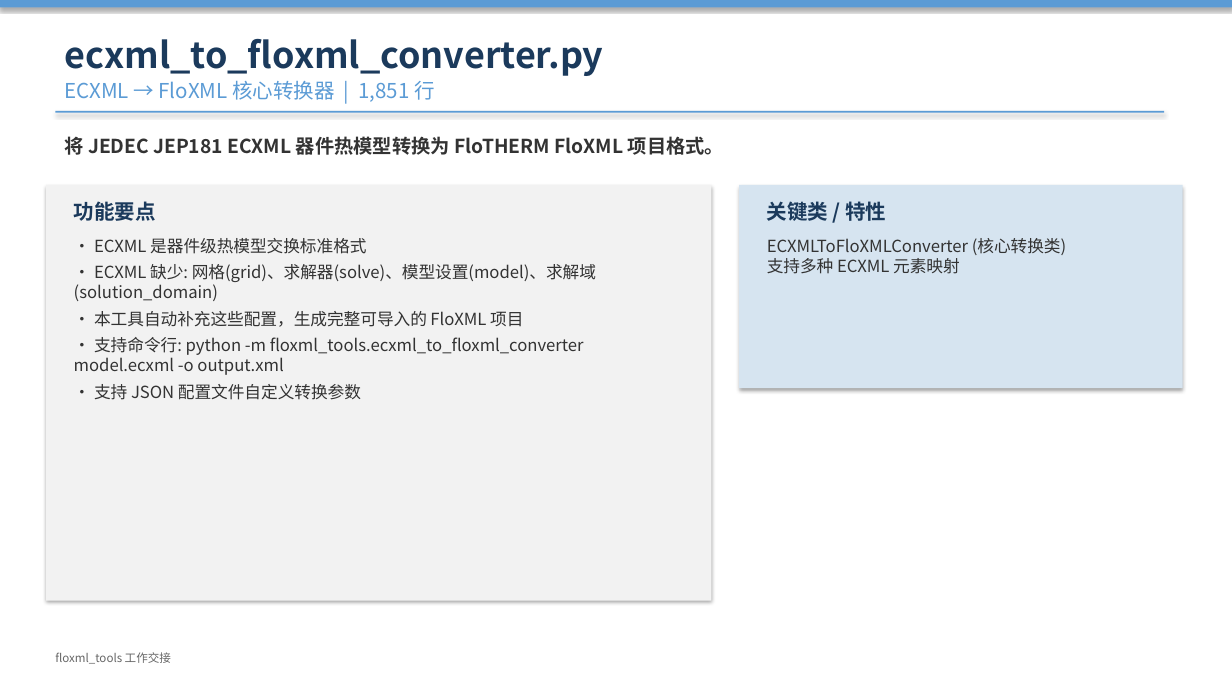
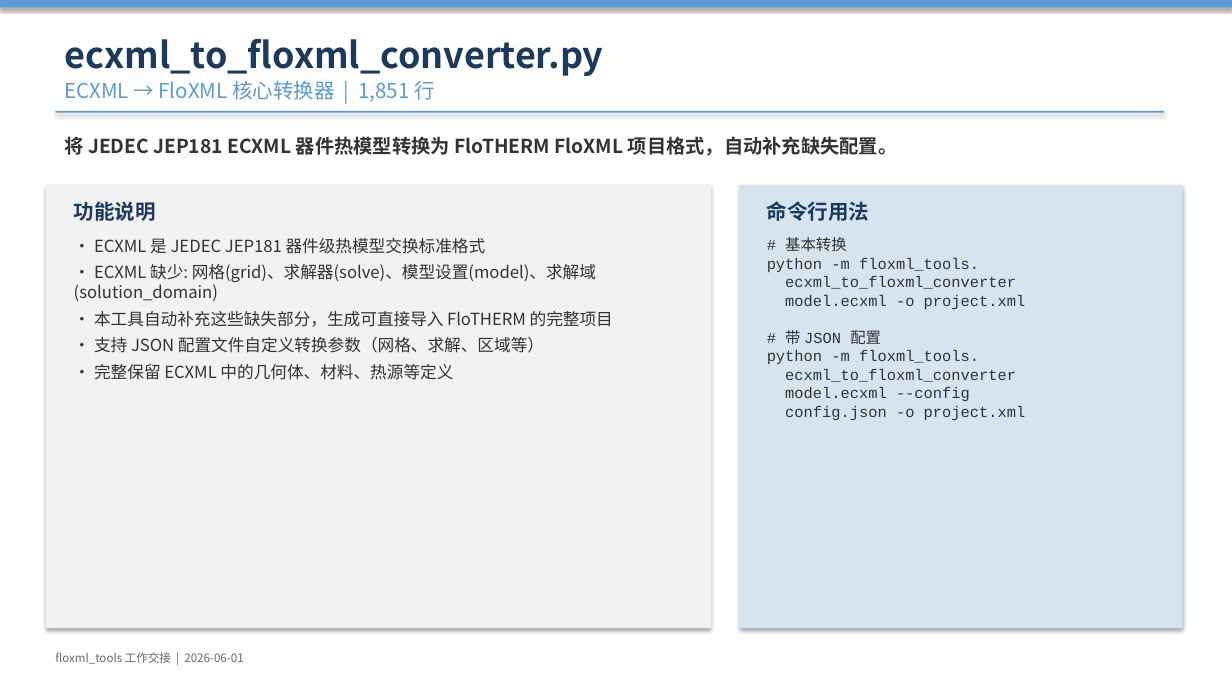
Before and after one commit to lixiekun/flotherm-automation, a slide deck: slide 3 of floxml_tools_工作交接.pptx (slide 5 before the commit). Drawn at 1232x693 pixels with LibreOffice and Linux fonts; fonts in the diff are those of the drawing. Boxes give left, top, right and bottom in pixels: in the first picture for what was removed or moved away, otherwise in the second. Text is boxed around its words. In the diff, an @@ line names an element or a change of style, - is before the commit and + after.

```diff
--- a/floxml_tools_工作交接.pptx
+++ b/floxml_tools_工作交接.pptx
@@ text at bbox=[64, 136, 897, 156]: text changed @@
-将 JEDEC JEP181 ECXML 器件热模型转换为 FloTHERM FloXML 项目格式。
+将 JEDEC JEP181 ECXML 器件热模型转换为 FloTHERM FloXML 项目格式，自动补充缺失配置。
@@ rectangle: place and size @@
-rectangle at bbox=[46, 185, 712, 601]
+rectangle at bbox=[46, 185, 712, 628]
@@ text at bbox=[74, 201, 156, 221]: text changed @@
-功能要点
+功能说明
@@ rectangle: place and size @@
-rectangle at bbox=[739, 185, 1183, 388]
+rectangle at bbox=[739, 185, 1183, 628]
@@ text at bbox=[767, 201, 869, 221]: text changed @@
-关键类 / 特性
+命令行用法
@@ text at bbox=[94, 238, 486, 254]: text changed @@
-• ECXML 是器件级热模型交换标准格式
+• ECXML 是 JEDEC JEP181 器件级热模型交换标准格式
@@ text at bbox=[767, 237, 1026, 420]: text changed; size 13 to 12 pt; font Noto Sans CJK SC to Courier New @@
-ECXMLToFloXMLConverter (核心转换类)
-支持多种 ECXML 元素映射
+# 基本转换
+python -m floxml_tools.
+ecxml_to_floxml_converter
+model.ecxml -o project.xml
+# 带 JSON 配置
+python -m floxml_tools.
+ecxml_to_floxml_converter
+model.ecxml --config
+config.json -o project.xml
@@ text at bbox=[94, 311, 613, 380]: text changed @@
-• 本工具自动补充这些配置，生成完整可导入的 FloXML 项目
-• 支持命令行: python -m floxml_tools.ecxml_to_floxml_converter model.ecxml -o output.xml
-• 支持 JSON 配置文件自定义转换参数
+• 本工具自动补充这些缺失部分，生成可直接导入 FloTHERM 的完整项目
+• 支持 JSON 配置文件自定义转换参数（网格、求解、区域等）
+• 完整保留 ECXML 中的几何体、材料、热源等定义
@@ text at bbox=[55, 652, 243, 664]: text changed @@
-floxml_tools 工作交接
+floxml_tools 工作交接 | 2026-06-01
```
Also in this commit, not shown: 5 other slides changed, 7 slides added, 11 slides removed, 1 other file.
